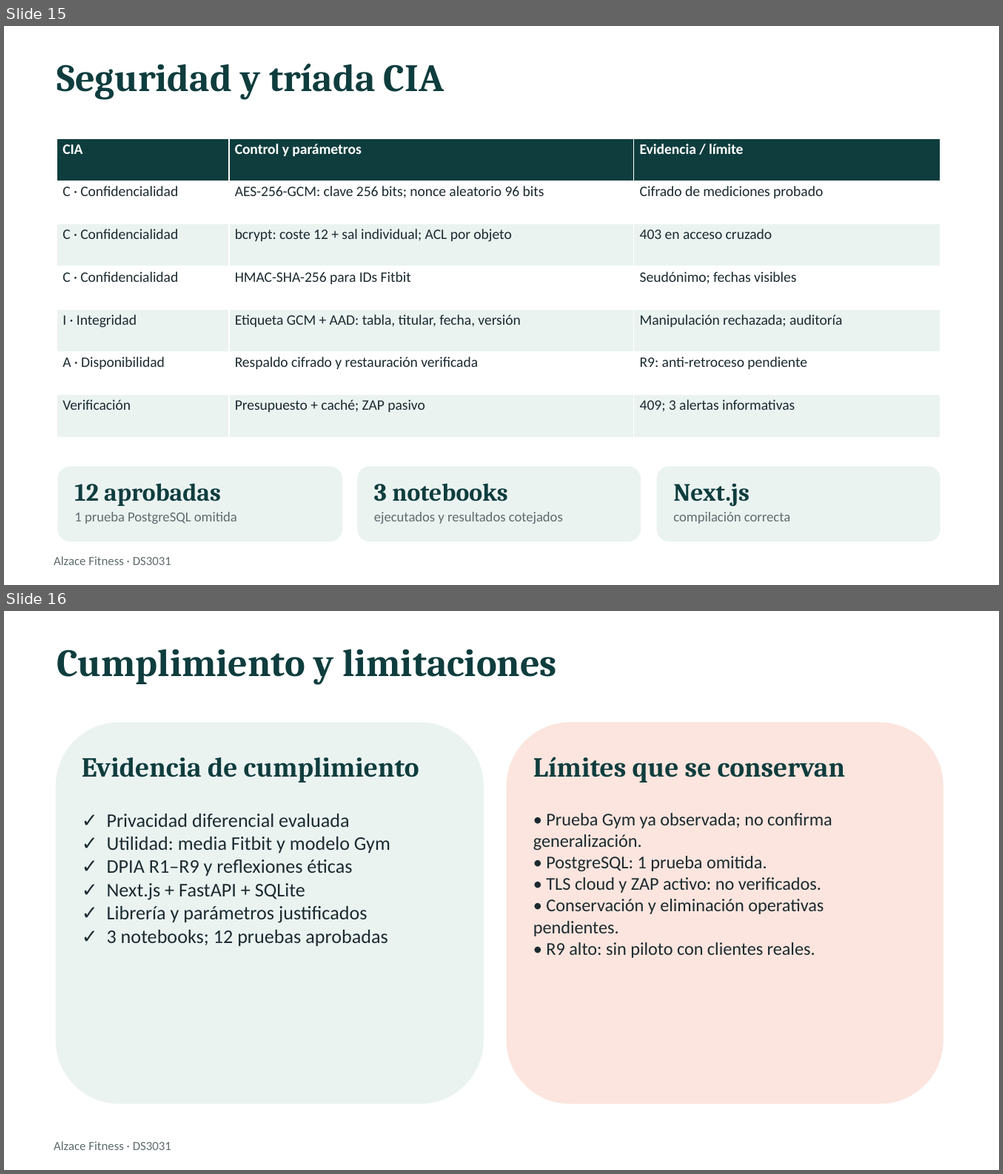
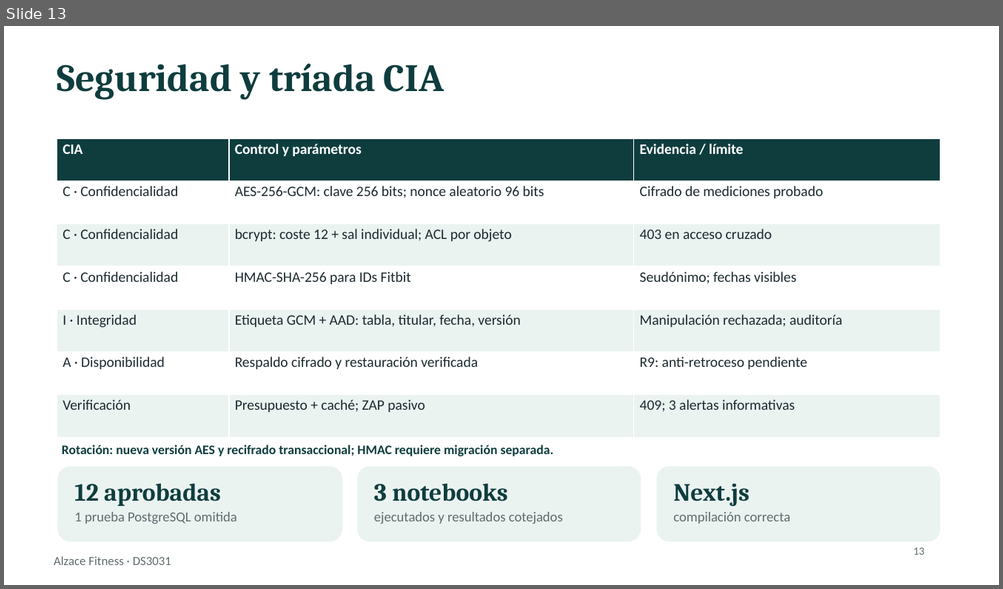
Before and after one commit to JoelxD12O/Proyecto-2---etica-y-seguridad-de-datos, a slide deck: presentacion/Presentacion_Alzace_Final.pptx. Shown one above the other, each under a label of ours: slides 15 and 16 before the commit, slide 13 after it. The pictures are 1003x1174 and 1003x589 pixels, drawn with LibreOffice and Linux fonts; fonts in the diff are those of the drawing. Boxes give left, top, right and bottom in pixels: in the first picture for what was removed or moved away, otherwise in the second. Text is boxed around its words. In the diff, an @@ line names an element or a change of style, - is before the commit and + after.

```diff
--- a/presentacion/Presentacion_Alzace_Final.pptx
+++ b/presentacion/Presentacion_Alzace_Final.pptx
@@ slide 16 removed at [4,611,999,1170], background #FFFFFF; not listed: 1 template element that a slide beside it also shows @@
@@ text removed at [57,649,557,685] @@
-Cumplimiento y limitaciones
@@ rounded rectangle removed at [56,723,484,1105] @@
@@ rounded rectangle removed at [506,723,943,1105] @@
@@ text removed at [82,758,419,783] @@
-Evidencia de cumplimiento
@@ text removed at [533,757,845,783] @@
-Límites que se conservan
@@ text removed at [107,814,390,947] @@
-✓ Privacidad diferencial evaluada
-✓ Utilidad: media Fitbit y modelo Gym
-✓ DPIA R1–R9 y reflexiones éticas
-✓ Next.js + FastAPI + SQLite
-✓ Librería y parámetros justificados
-✓ 3 notebooks; 12 pruebas aprobadas
@@ text removed at [533,813,832,958] @@
-• Prueba Gym ya observada; no confirma generalización.
-• PostgreSQL: 1 prueba omitida.
-• TLS cloud y ZAP activo: no verificados.
-• Conservación y eliminación operativas pendientes.
-• R9 alto: sin piloto con clientes reales.
@@ what was slide 15 is now slide 13 @@
@@ slide 13 changed as well @@
@@ text added at [62,445,554,457], 9.5 pt, text #0F3D3E, bold @@
+Rotación: nueva versión AES y recifrado transaccional; HMAC requiere migración separada.
@@ text added at [913,548,924,555], 8 pt, text #5F6B6D @@
+13
```
Also in this commit, not shown: 13 other slides changed, 2 other slides removed.
